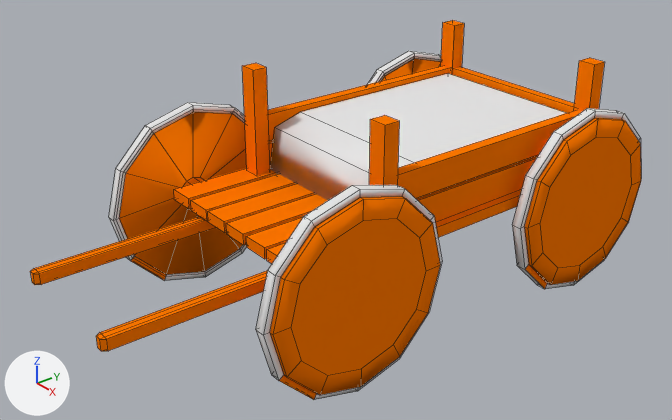
What one commit did to the Blender file Models/Objects/Carts/Cart3/Cart3.blend.
Camera for both pictures: a 50 mm camera at (9.5, -8.32, 6.39) aimed at (-0.01, -0.77, 0.58). Every picture has the same lights, and +X, +Y and +Z are marked at lower left. Mesh edges are drawn as thin lines.
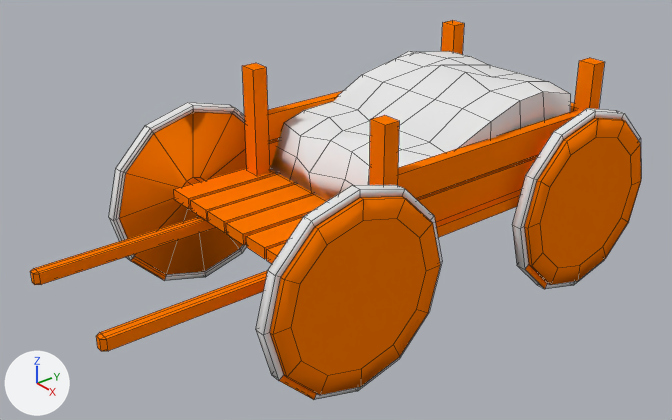
The newer file is also turned or shifted as a whole; pictures and numbers use the older file's frame.

The change, as a list of edits to the scene's bpy script:
```text
Change me_cube_013:
    used by ob_cube_006; location = (0.05, 0.62, 0.73); scale = (1.48, 2.25, 0.0821)
    remove me_cube_013.from_pydata(...)  # 578 vertices, 525 faces; spans x -1.4..1.3, y -2.5..1.4, z -20.0..21.3
    add me_cube_013.from_pydata(...)  # 638 vertices, 580 faces; spans x -1.4..1.3, y -2.5..1.4, z -20.0..21.3
    me_cube_013 part 1: the loose piece of 10 vertices spanning x -0.9..0.9, y -0.7..0.9, z 1.0..11.2 is rebuilt with 70 vertices and now spans x -0.9..0.9, y -0.8..0.9, z 1.4..19.0
```

Changed parts and their boxes (x1, y1, x2, y2) in the pictures (672 x 420 px):
part 1 of me_cube_013, rebuilt (18% taller): before (270, 73, 566, 200); after (270, 51, 571, 201)
